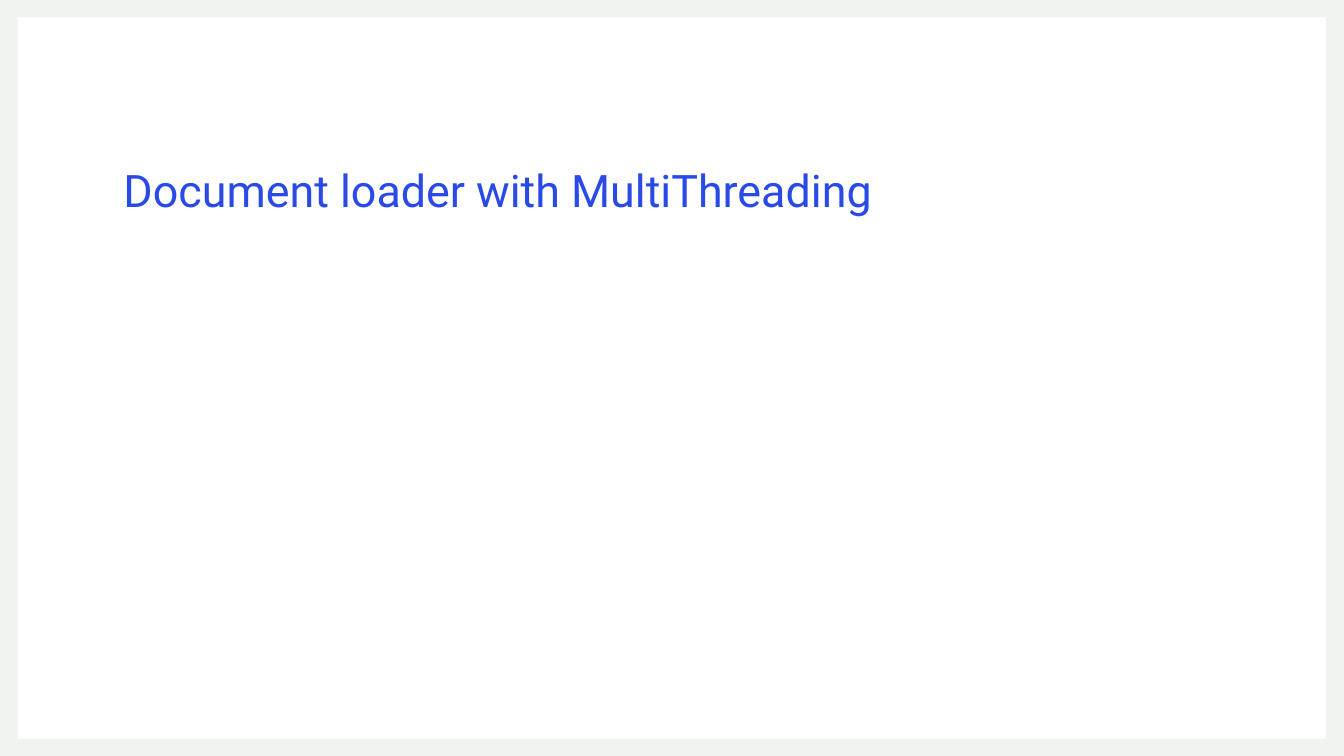
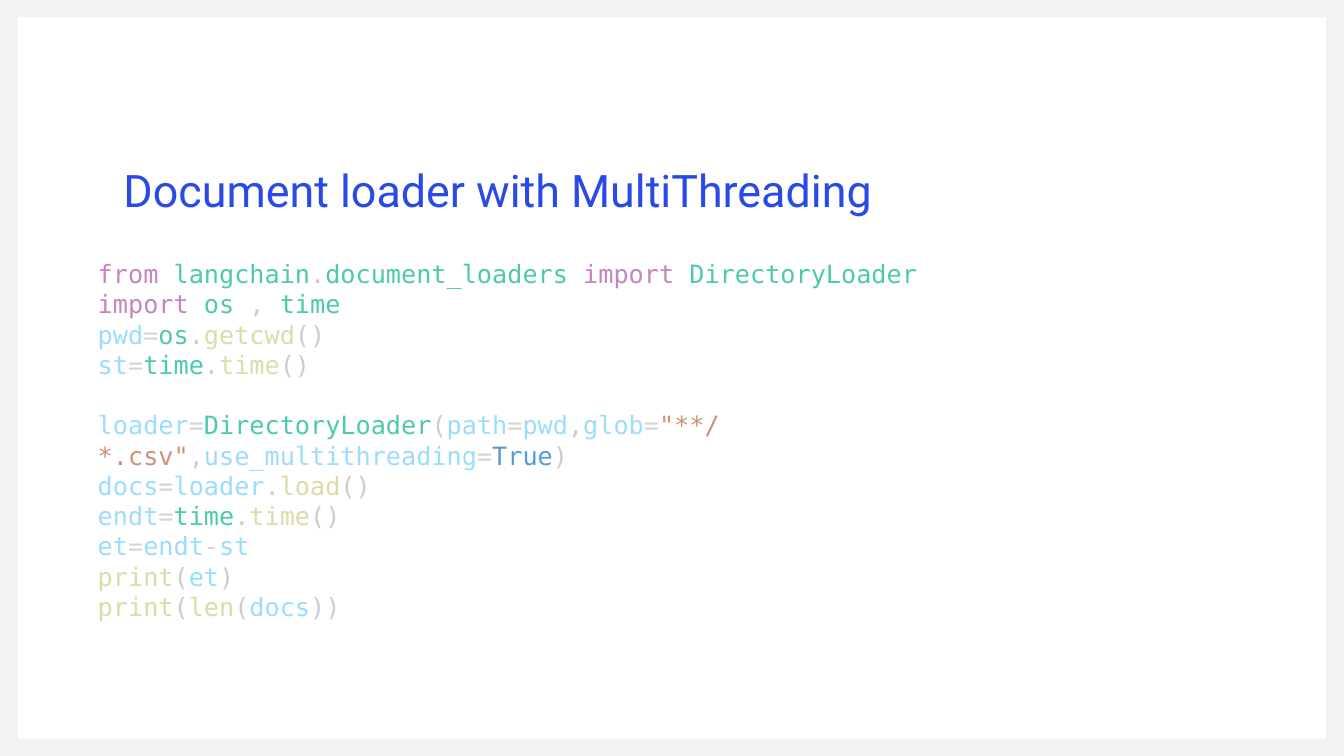
Before and after one commit to ronidas39/LLMtutorial, a slide deck: slide 2 of tutorial23/tutorial23.pptx. Drawn at 1344x756 pixels with LibreOffice and Linux fonts; fonts in the diff are those of the drawing. Boxes give left, top, right and bottom in pixels: in the first picture for what was removed or moved away, otherwise in the second. Text is boxed around its words. In the diff, an @@ line names an element or a change of style, - is before the commit and + after.

```diff
--- a/tutorial23/tutorial23.pptx
+++ b/tutorial23/tutorial23.pptx
@@ text added at (98,263,917,621), 18 pt, text #4EC9B0 @@
+from langchain.document_loaders import DirectoryLoader
+import os , time
+pwd=os.getcwd()
+st=time.time()
+loader=DirectoryLoader(path=pwd,glob="**/*.csv",use_multithreading=True)
+docs=loader.load()
+endt=time.time()
+et=endt-st
+print(et)
+print(len(docs))
```
Also in this commit, not shown: 2 other files.
